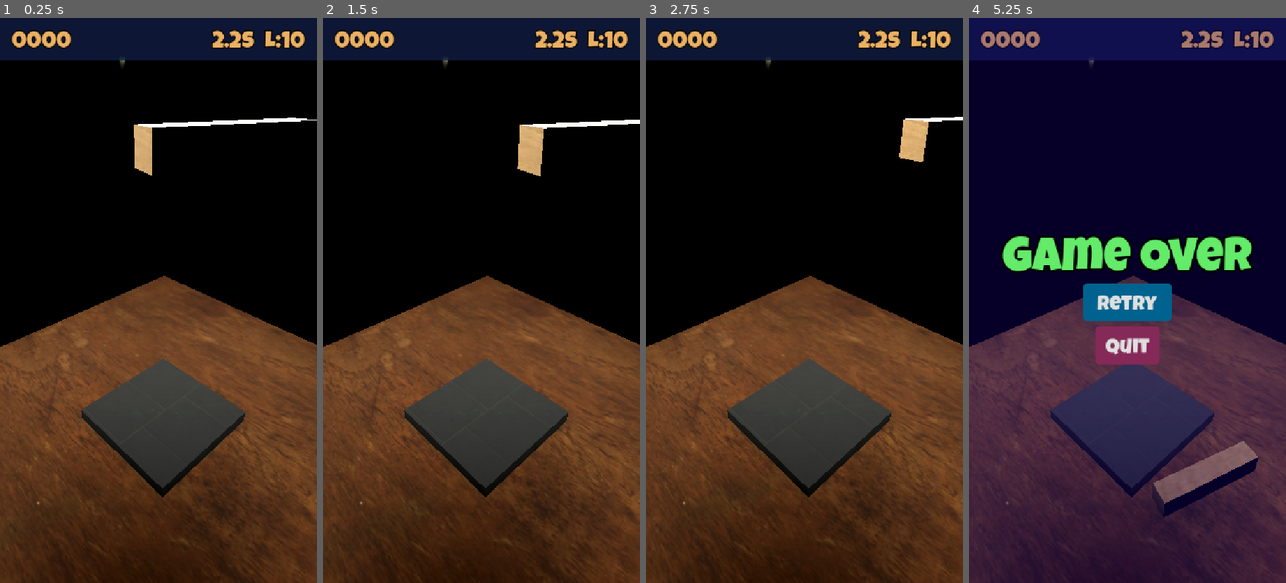
Above: before the commit, frames 1-4 (left to right).
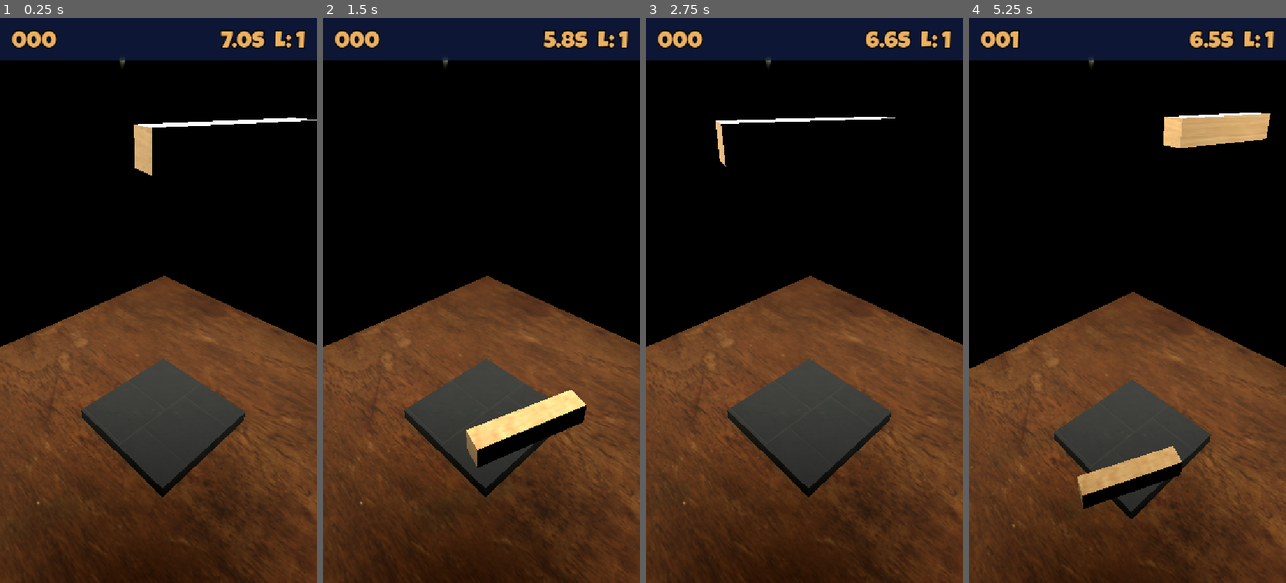
Above: after the commit, the same moments.

Repository: AmirHosseinRP/jenga
Game: Godot game, scene res://scenes/game/game.tscn
Same seed, same stepped clock (60 frames per second), same inputs: the game is played once before the commit and once after it.
Inputs (mouse positions are in pixels of both pictures, inside the frame that each line leads up to):
- Up to frame 1 (0.25 s): no input
- Up to frame 2 (1.5 s): tap Enter at 0.5 s; move the mouse to (551, 272) at 0.52 s; hold Right (move_right) 0.53-1.28 s; hold Space (drop) 0.53-1.28 s; click (551, 272) at 0.67 s; move the mouse to (418, 328) at 1.27 s; hold Up (move_back) from 1.28 s (still down); tap Space (drop) at 1.35 s
- Up to frame 3 (2.75 s): release Up (move_back) at 2 s; click (804, 306) at 2 s, where only the run after the commit has a clickable "Retry"
- Up to frame 4 (5.25 s): tap Space (drop) at 2.75, 3.8, 5.1 s; move the mouse to (1159, 176) at 2.77 s; hold Right (move_right) 2.78-3.53 s; hold Space (drop) 2.78-3.53 s; tap X (rotate_clockwise) at 2.85 s; move the mouse to (1111, 413) at 3.52 s; hold Down (move_forward) 3.53-4.28 s; tap Z (rotate_counterclockwise) at 3.6 s; click (1111, 413) at 3.67 s; move the mouse to (1222, 385) at 4.27 s; hold Space (drop) 4.28-5.03 s; hold Left (move_left) from 4.28 s (still down); move the mouse to (1032, 215) at 5.02 s

The runs differ from the first frame. In frame 1, 0.9% of the frame differs, in the area x 17-97%, y 2-6%; in frame 2, 4.2%; in frame 3, 1.9%; in frame 4, 89%, in the area x 0-100%, y 2-100%.

Commit message:
dynamic hud labels logics implemented

Diff:
--- /dev/null
+++ b/globals/game_state.gd
@@ -0,0 +1,4 @@
+extends Node
+
+var game_over: bool = false
+var score: int = 0
--- a/globals/signal_hub.gd
+++ b/globals/signal_hub.gd
@@ -3,15 +3,23 @@
 signal game_over
 signal brick_landed(y_position: float)
 signal brick_dropped(transform: Transform3D)
+signal level_up(level: int, spawn_delay: float)
 
 
 func emit_game_over() -> void:
+	GameState.game_over = true
+	GameState.score = 0
 	game_over.emit()
 
 
 func emit_brick_landed(y_position: float) -> void:
+	GameState.score += 1
 	brick_landed.emit(y_position)
 
 
 func emit_brick_dropped(transform: Transform3D) -> void:
 	brick_dropped.emit(transform)
+
+
+func emit_level_up(level: int, spawn_delay: float) -> void:
+	level_up.emit(level, spawn_delay)
--- a/project.godot
+++ b/project.godot
@@ -18,6 +18,7 @@
 [autoload]
 
 SignalHub="*uid://dhhhdxkxegjpt"
+GameState="*uid://deqwbknywvs63"
 
 [display]
 
--- a/scenes/brick/brick.gd
+++ b/scenes/brick/brick.gd
@@ -6,12 +6,13 @@
 
 func _on_sleeping_state_changed() -> void:
 	if sleeping:
-		SignalHub.emit_brick_landed(position.y)
+		if !GameState.game_over:
+			SignalHub.emit_brick_landed(position.y)
 
 		if sleeping_state_changed.is_connected(_on_sleeping_state_changed):
 			sleeping_state_changed.disconnect(_on_sleeping_state_changed)
 
 
 func _on_body_entered(body: Node) -> void:
-	if body.is_in_group(TABLE_GROUP):
+	if body.is_in_group(TABLE_GROUP) && !GameState.game_over:
 		SignalHub.emit_game_over()
--- a/scenes/game/game.gd
+++ b/scenes/game/game.gd
@@ -4,6 +4,7 @@
 
 
 func _ready() -> void:
+	GameState.game_over = false
 	SignalHub.brick_dropped.connect(_on_brick_dropped)
 
 
--- a/scenes/hud/hud.gd
+++ b/scenes/hud/hud.gd
@@ -2,12 +2,26 @@
 extends Control
 
 @onready var game_over: ColorRect = $GameOver
+@onready var score_label: Label = $ColorRect/MarginContainer/ScoreLabel
+@onready var level_label: Label = $ColorRect/MarginContainer/HBoxContainer/LevelLabel
+@onready var spawn_time_label: Label = $ColorRect/MarginContainer/HBoxContainer/SpawnTimeLabel
+
+var spawn_remaining_time: float
+var spawn_time: float
+
+
+func _enter_tree() -> void:
+	SignalHub.game_over.connect(_on_game_over)
+	SignalHub.brick_landed.connect(_on_brick_landed)
+	SignalHub.level_up.connect(_on_level_up)
 
 
 func _ready() -> void:
-	SignalHub.game_over.connect(_on_game_over)
+	game_over.hide()
 
-	game_over.hide()
+	score_label.text = str(GameState.score).pad_zeros(3)
+	level_label.text = "L: 1"
+	spawn_time_label.text = "7.2s"
 
 
 func _on_game_over() -> void:
@@ -20,3 +34,23 @@
 
 func _on_quit_button_pressed() -> void:
 	get_tree().quit()
+
+
+func _on_brick_landed(_y: float) -> void:
+	score_label.text = str(GameState.score).pad_zeros(3)
+
+	spawn_remaining_time = spawn_time
+	spawn_time_label.text = "%.1fs" % spawn_time
+
+
+func _on_level_up(level: int, spawn_delay: float) -> void:
+	spawn_time = spawn_delay
+	spawn_remaining_time = spawn_delay
+
+	level_label.text = "L: " + str(level)
+	spawn_time_label.text = "%.1fs" % spawn_delay
+
+
+func _on_timer_timeout() -> void:
+	spawn_remaining_time = clampf(spawn_remaining_time - 0.1, 0, INF)
+	spawn_time_label.text = "%.1fs" % spawn_remaining_time
--- a/scenes/hud/hud.tscn
+++ b/scenes/hud/hud.tscn
@@ -13,6 +13,10 @@
 
 [sub_resource type="StyleBoxFlat" id="StyleBoxFlat_c45xl"]
 bg_color = Color(0, 0.38431373, 0.56078434, 1)
+border_width_left = 3
+border_width_top = 3
+border_width_right = 3
+border_width_bottom = 3
 border_color = Color(0, 0, 0, 1)
 corner_radius_top_left = 8
 corner_radius_top_right = 8
@@ -22,6 +26,10 @@
 
 [sub_resource type="StyleBoxFlat" id="StyleBoxFlat_0bx4p"]
 bg_color = Color(0, 0.24705882, 0.36078432, 1)
+border_width_left = 3
+border_width_top = 3
+border_width_right = 3
+border_width_bottom = 3
 border_color = Color(0, 0, 0, 1)
 corner_radius_top_left = 8
 corner_radius_top_right = 8
@@ -31,6 +39,10 @@
 
 [sub_resource type="StyleBoxFlat" id="StyleBoxFlat_v7mo4"]
 bg_color = Color(0, 0.26666668, 0.3882353, 1)
+border_width_left = 3
+border_width_top = 3
+border_width_right = 3
+border_width_bottom = 3
 border_color = Color(0, 0, 0, 1)
 corner_radius_top_left = 8
 corner_radius_top_right = 8
@@ -40,6 +52,10 @@
 
 [sub_resource type="StyleBoxFlat" id="StyleBoxFlat_mgtrf"]
 bg_color = Color(0.52156866, 0.16078432, 0.34509805, 1)
+border_width_left = 3
+border_width_top = 3
+border_width_right = 3
+border_width_bottom = 3
 border_color = Color(0, 0, 0, 1)
 corner_radius_top_left = 8
 corner_radius_top_right = 8
@@ -49,6 +65,10 @@
 
 [sub_resource type="StyleBoxFlat" id="StyleBoxFlat_n56i7"]
 bg_color = Color(0.43137255, 0.13333334, 0.28627452, 1)
+border_width_left = 3
+border_width_top = 3
+border_width_right = 3
+border_width_bottom = 3
 border_color = Color(0, 0, 0, 1)
 corner_radius_top_left = 8
 corner_radius_top_right = 8
@@ -90,22 +110,22 @@
 size_flags_horizontal = 8
 theme_override_constants/separation = 22
 
-[node name="SpawnTime" type="Label" parent="ColorRect/MarginContainer/HBoxContainer" unique_id=874607794]
+[node name="SpawnTimeLabel" type="Label" parent="ColorRect/MarginContainer/HBoxContainer" unique_id=874607794]
 layout_mode = 2
 size_flags_horizontal = 3
-text = "2.2s"
+text = "7.8s"
 label_settings = ExtResource("1_cgeww")
 
-[node name="Level" type="Label" parent="ColorRect/MarginContainer/HBoxContainer" unique_id=2051951002]
+[node name="LevelLabel" type="Label" parent="ColorRect/MarginContainer/HBoxContainer" unique_id=2051951002]
 layout_mode = 2
 size_flags_horizontal = 3
-text = "L:10"
+text = "L: 1"
 label_settings = ExtResource("1_cgeww")
 
-[node name="BricksLanded" type="Label" parent="ColorRect/MarginContainer" unique_id=1830899570]
+[node name="ScoreLabel" type="Label" parent="ColorRect/MarginContainer" unique_id=1830899570]
 layout_mode = 2
 size_flags_horizontal = 0
-text = "0000"
+text = "000"
 label_settings = ExtResource("1_cgeww")
 
 [node name="GameOver" type="ColorRect" parent="." unique_id=1609203722]
@@ -115,7 +135,7 @@
 anchor_bottom = 1.0
 grow_horizontal = 2
 grow_vertical = 2
-color = Color(0.07800005, 0, 0.52, 0.30588236)
+color = Color(0, 0.4425001, 0.45, 0.43529412)
 
 [node name="VBoxContainer" type="VBoxContainer" parent="GameOver" unique_id=1210749568]
 layout_mode = 1
@@ -130,7 +150,7 @@
 offset_bottom = 66.0
 grow_horizontal = 2
 grow_vertical = 2
-theme_override_constants/separation = 10
+theme_override_constants/separation = 15
 
 [node name="GameOverLabel" type="Label" parent="GameOver/VBoxContainer" unique_id=996239330]
 layout_mode = 2
@@ -146,6 +166,7 @@
 layout_mode = 2
 size_flags_horizontal = 4
 mouse_default_cursor_shape = 2
+theme_override_constants/outline_size = 14
 theme_override_fonts/font = ExtResource("1_48c2t")
 theme_override_font_sizes/font_size = 42
 theme_override_styles/normal = SubResource("StyleBoxFlat_c45xl")
@@ -158,12 +179,18 @@
 layout_mode = 2
 size_flags_horizontal = 4
 mouse_default_cursor_shape = 2
+theme_override_constants/outline_size = 12
 theme_override_fonts/font = ExtResource("1_48c2t")
-theme_override_font_sizes/font_size = 42
+theme_override_font_sizes/font_size = 36
 theme_override_styles/normal = SubResource("StyleBoxFlat_mgtrf")
 theme_override_styles/pressed = SubResource("StyleBoxFlat_mgtrf")
 theme_override_styles/hover = SubResource("StyleBoxFlat_n56i7")
 text = "Quit"
 
+[node name="Timer" type="Timer" parent="." unique_id=998828469]
+wait_time = 0.1
+autostart = true
+
 [connection signal="pressed" from="GameOver/VBoxContainer/VBoxContainer/RetryButton" to="." method="_on_retry_button_pressed"]
 [connection signal="pressed" from="GameOver/VBoxContainer/VBoxContainer/QuitButton" to="." method="_on_quit_button_pressed"]
+[connection signal="timeout" from="Timer" to="." method="_on_timer_timeout"]
--- a/scenes/spawner/spawner.gd
+++ b/scenes/spawner/spawner.gd
@@ -10,12 +10,23 @@
 const MOVEMENT_LIMIT: float = 2.0
 const LIFT_DURATION: float = 0.3
 const SPAWN_PLACEMENT_LIMIT: float = 1.7
+const SPAWN_DELAY_REDUCTION_MULTIPLIER: float = 0.1
 
-var spawn_delay: float = 4
+const LEVELS_PER_TIER: int = 3
+
+var spawn_delay: float = 8.0
 var start_y: float = 0.0
 var highest_y: float = 0.0
 
+var level: int = 0
+
 var lift_tween: Tween
+
+
+func _unhandled_input(event: InputEvent) -> void:
+	if !timer.is_stopped() && event.is_action_pressed("drop"):
+		drop_brick()
+		timer.stop()
 
 
 func _ready() -> void:
@@ -26,13 +37,17 @@
 	SignalHub.brick_landed.connect(_on_brick_landed)
 	SignalHub.game_over.connect(_on_game_over)
 
-	_on_brick_landed(0)
+	call_deferred("late_init")
 
 
 func _process(delta: float) -> void:
 	if brick_mesh.visible:
 		handle_rotation(delta)
 		handle_movement(delta)
+
+
+func late_init() -> void:
+	_on_brick_landed(0)
 
 
 func handle_rotation(delta: float) -> void:
@@ -80,6 +95,11 @@
 
 
 func start_timer() -> void:
+	if GameState.score % LEVELS_PER_TIER == 0:
+		spawn_delay -= SPAWN_DELAY_REDUCTION_MULTIPLIER * spawn_delay
+		level += 1
+		SignalHub.emit_level_up(level, spawn_delay)
+
 	timer.wait_time = spawn_delay
 	timer.start()
 
Not shown, added: globals/game_state.gd.uid
